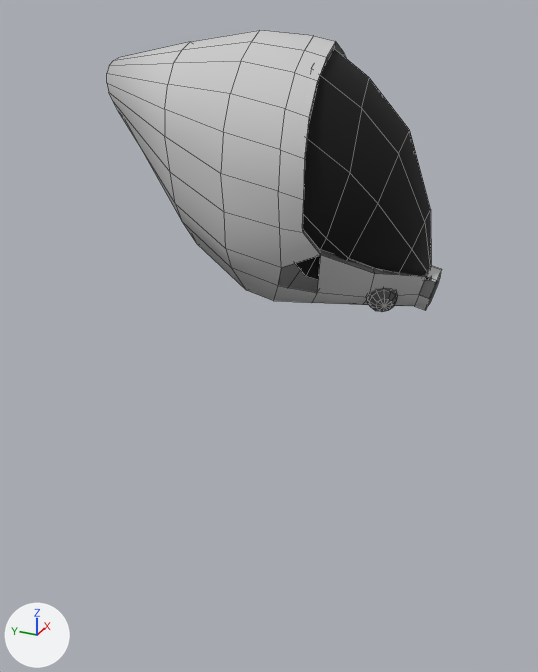
A saved change to the FBX model Assets/Models/g_player.FBX.
Both versions are drawn from a 50 mm lens placed at (-0.001367, -0.000494, 0.001444), pointed at (0.000024, 0.000132, 0.000749). Every picture has the same lights, and +X, +Y and +Z are marked at lower left. Mesh edges are drawn as thin lines. Where no turn or scale is listed for an object, it has been applied to the vertices.

Before the edit, the objects in view are built like this:
```python
me_mesh = bpy.data.meshes.new('Mesh')
me_mesh.from_pydata(...)  # 398 vertices, 408 faces; spans x -0.000225..0.000212, y -0.000247..0.000417, z 0.00002..0.000541
# faces by material slot: [214, 162, 32]
me_mesh.materials.append(mat_m_gray)  # light grey #cacaca
me_mesh.materials.append(mat_m_black)  # dark grey #535353
me_mesh.materials.append(mat_m_reflective)  # black #000000
ob_obj_player_body = bpy.data.objects.new('obj_player_body', None)
ob_obj_player_body.location = (0.0, 0.0000116, 0.000845)
ob_obj_player_body.rotation_euler = (0.0, 0.0, 0.0873)  # degrees (0, 0, 5)
ob_obj_player_body.scale = (0.0001, 0.0001, 0.0001)
ob_obj_player_head = bpy.data.objects.new('obj_player_head', me_mesh)
ob_obj_player_head.location = (0.0, 0.000012, 0.000845)
ob_untitled = bpy.data.objects.new('Untitled', None)
ob_untitled.parent = ob_obj_player_body
ob_untitled.location = (0.0, -1.257, 0.806)
ob_untitled.rotation_euler = (1.571, 0.0, 0.0)  # degrees (90, 0, 0)
```
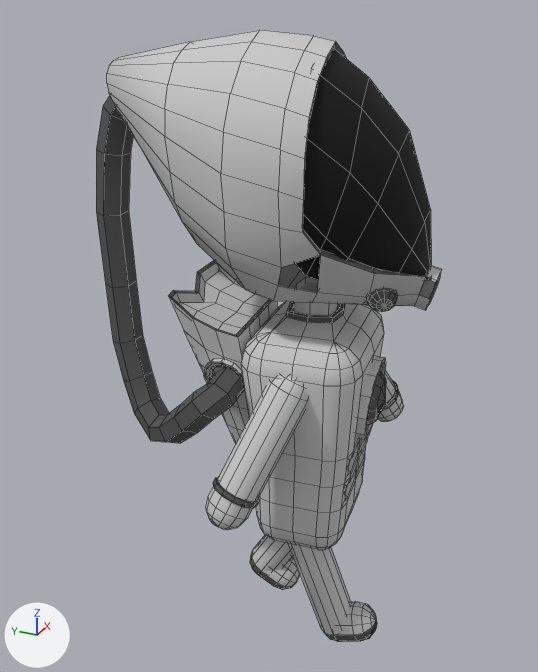
ob_untitled is not drawn itself; it is the parent of ob_obj_player_body.

Boxes (x1, y1, x2, y2) around the edits, measured in the pictures (538 x 672 px):
'obj_player_body', now drawn: after (168, 260, 386, 550)
    faces in mat_m_gray (light grey #cacaca): (168, 263, 386, 550)
    faces in mat_m_black (dark grey #535353): (169, 260, 386, 488)
'obj_player_hose', added: after (96, 96, 244, 443)
'obj_player_arm_R', added: after (206, 376, 308, 530)
    faces in mat_m_gray (light grey #cacaca): (206, 376, 308, 530)
    faces in mat_m_black (dark grey #535353): (213, 477, 259, 509)
'obj_player_leg_R', added: after (288, 543, 377, 642)
    faces in mat_m_gray (light grey #cacaca): (288, 543, 376, 636)
    faces in mat_m_black (dark grey #535353): (322, 618, 377, 642)
'obj_player_leg_L', added: after (250, 535, 300, 590)
    faces in mat_m_gray (light grey #cacaca): (252, 535, 300, 587)
    faces in mat_m_black (dark grey #535353): (250, 551, 293, 590)
'obj_player_arm_L', added: after (378, 370, 403, 421)
    faces in mat_m_gray (light grey #cacaca): (378, 370, 403, 421)
    faces in mat_m_black (dark grey #535353): (381, 381, 399, 411)

What the commit changed:
Mesh me_mesh_1 is new.
It has 877 vertices, 852 faces and spans x -1.74..1.97, y -1.59..3.01, z -5.42..0.51.
Faces by material slot: [576, 276].
It uses material mat_m_gray (light grey #cacaca).
It uses material mat_m_black (dark grey #535353).
Mesh me_mesh_005 is new.
It has 98 vertices, 96 faces and spans x -0.000049..0.000056, y -0.000159..0.000077, z -0.000303..0.000034.
Faces by material slot: [36, 60].
It uses material mat_m_gray (light grey #cacaca).
It uses material mat_m_black (dark grey #535353).
Mesh me_mesh_006 is new.
It has 98 vertices, 96 faces and spans x -0.000059..0.000045, y -0.000032..0.0002, z -0.000289..0.00006.
Faces by material slot: [36, 60].
It uses material mat_m_gray (light grey #cacaca).
It uses material mat_m_black (dark grey #535353).
Mesh me_mesh_001 is new.
It has 122 vertices, 132 faces and spans x -0.00003..0.00017, y -0.000152..0.000035, z -0.000295..0.000024.
Faces by material slot: [96, 36].
It uses material mat_m_gray (light grey #cacaca).
It uses material mat_m_black (dark grey #535353).
Mesh me_mesh_002 is new.
It has 122 vertices, 132 faces and spans x -0.000177..0.000029, y -0.000037..0.000135, z -0.000298..0.000024.
Faces by material slot: [96, 36].
It uses material mat_m_gray (light grey #cacaca).
It uses material mat_m_black (dark grey #535353).
Mesh me_mesh_003 is new.
It has 90 vertices, 84 faces and spans x -0.000234..-0.000004, y 0.000109..0.000495, z -0.000348..0.000468.
It uses material mat_m_black (dark grey #535353).
In object 'Untitled' (ob_untitled), parent is no longer ob_obj_player_body.
Object 'Untitled' (ob_untitled) turns from (90, 0, 0) to (0, 0, 0) degrees about x, y and z.
Object 'Untitled' (ob_untitled) moves from (0.0, -1.257, 0.806) to (0.0, 0.000135, 0.000696).
Object 'Untitled' (ob_untitled) is rescaled from (1.0, 1.0, 1.0) to (0.0001, 0.0001, 0.0001).
Object 'obj_player_body' (ob_obj_player_body) now shows me_mesh_1 instead of nothing.
In object 'obj_player_body' (ob_obj_player_body), parent is now set to ob_untitled.
Object 'obj_player_body' (ob_obj_player_body) moves from (0.0, 0.0000116, 0.000845) to (0.0377, -1.235, 1.489).
Object 'obj_player_body' (ob_obj_player_body) is rescaled from (0.0001, 0.0001, 0.0001) to (1.0, 1.0, 1.0).
Object 'obj_player_leg_R' (ob_obj_player_leg_r) is new; it shows me_mesh_005.
Its location is (-0.000052, -0.00002, 0.000309).
Object 'obj_player_leg_L' (ob_obj_player_leg_l) is new; it shows me_mesh_006.
Its location is (0.000052, -0.000011, 0.000309).
Object 'obj_player_arm_L' (ob_obj_player_arm_l) is new; it shows me_mesh_001.
Its location is (0.00014, 0.000023, 0.00075).
Object 'obj_player_arm_R' (ob_obj_player_arm_r) is new; it shows me_mesh_002.
Its location is (-0.000139, -0.000001, 0.00075).
Object 'obj_player_hose' (ob_obj_player_hose) is new; it shows me_mesh_003.
Its location is (0.0, 0.000012, 0.000845).
